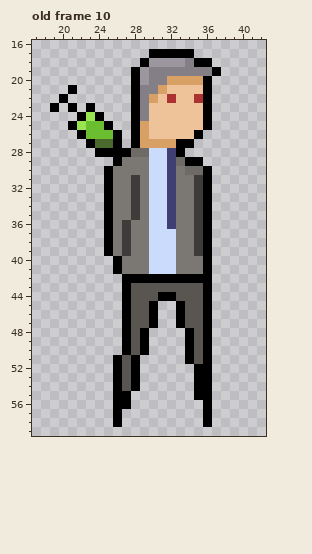
Pixel-art file, stored at enemies/billGates.aseprite. Above, as it was before the edit.
64x64 pixels, 10 frames. Shown: old frame 10: x 17..42, y 16..59. The commit also changed other frames, which this record leaves out.
After the commit:
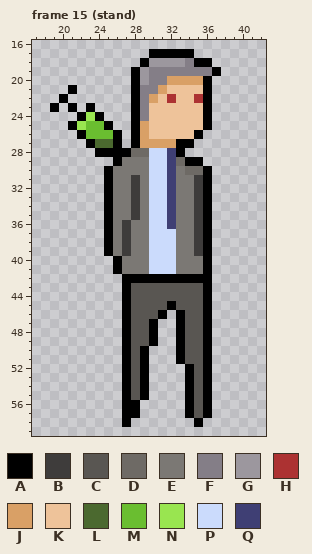
Palette (. is transparent): A #000000  B #3e3c3b  C #595652  D #6e6a65  E #7b7874  F #847e87  G #9c979e  H #ac3232  J #d9a066  K #eec39a  L #4b692f  M #6abe30  N #99e550  P #cbdbfc  Q #3f3f74
A new or re-ordered frame is compared with the old frame closest to it.
The exact change:
frames 10 -> 16
Frame 15 (stand) is new; against old frame 10, layers "leftLeg", "rightLeg":
Colour A is added in row 45 at x 32; in row 46 at x 31; in rows 48 to 49 at x 30 and 33; in row 50 at x 33; in row 51 at x 29 and 33; in rows 52 to 55 at x 29 and 34.
Colour A is added in row 56 at x 28 and 34; in row 57 at x 27 to 28 and 34; in row 58 at x 27 and 35.
Colour A replaces colour C in rows 51 to 54 at x 27.
Colour C is added in row 45 at x 31; in row 55 at x 28; in rows 56 to 57 at x 35.
Colour C replaces colour A in row 44 at x 31 to 32; in row 45 at x 30 and 33; in row 46 at x 30; in rows 48 to 49 at x 29 and 34; in row 50 at x 34; in row 51 at x 28 and 34.
Colour C replaces colour A in rows 52 to 54 at x 28 and 35; in row 55 at x 35.
The edit erases colour A in rows 51 to 57 at x 26; in row 58 at x 26 and 36.
Where, in picture pixels (left, top, right, bottom), the same in both pictures:
changed: (113, 292, 212, 427)
